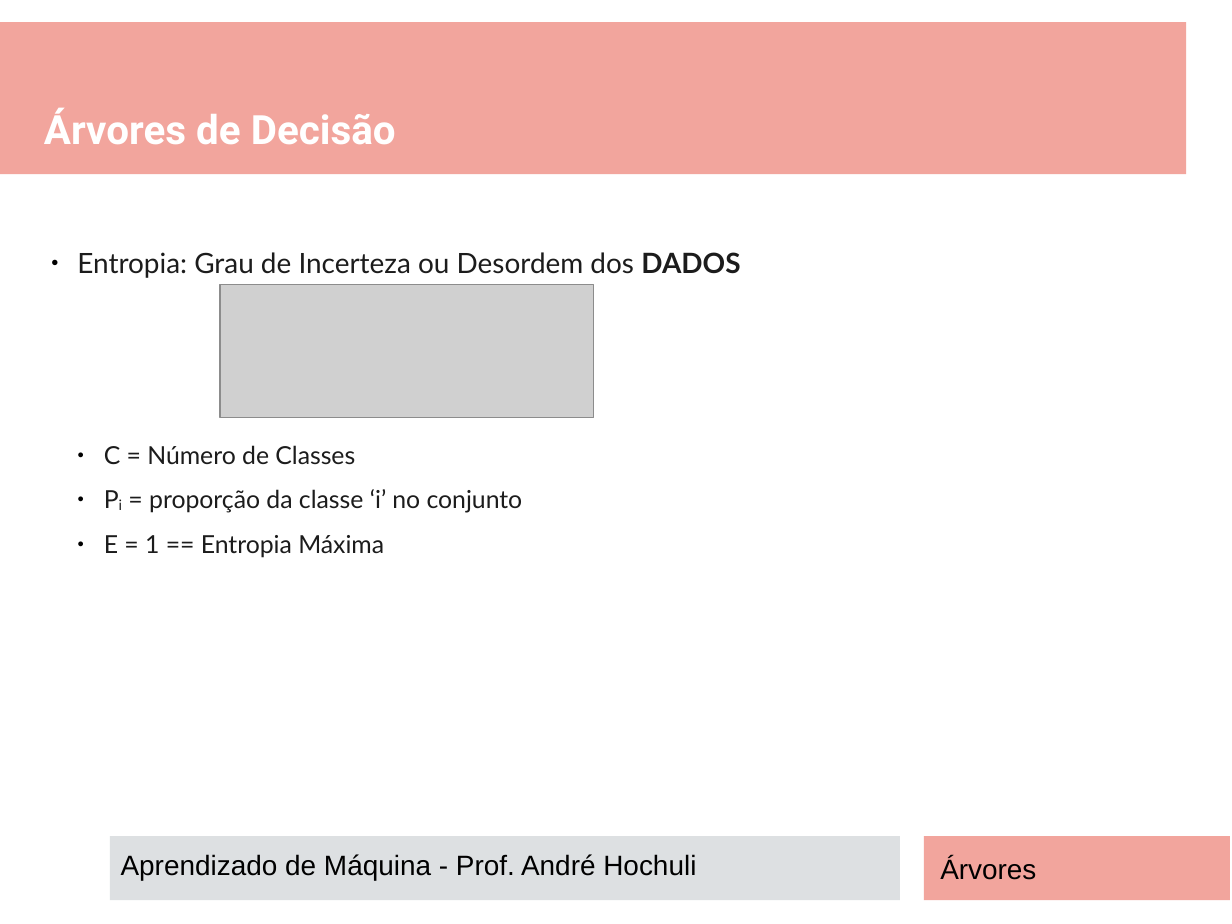
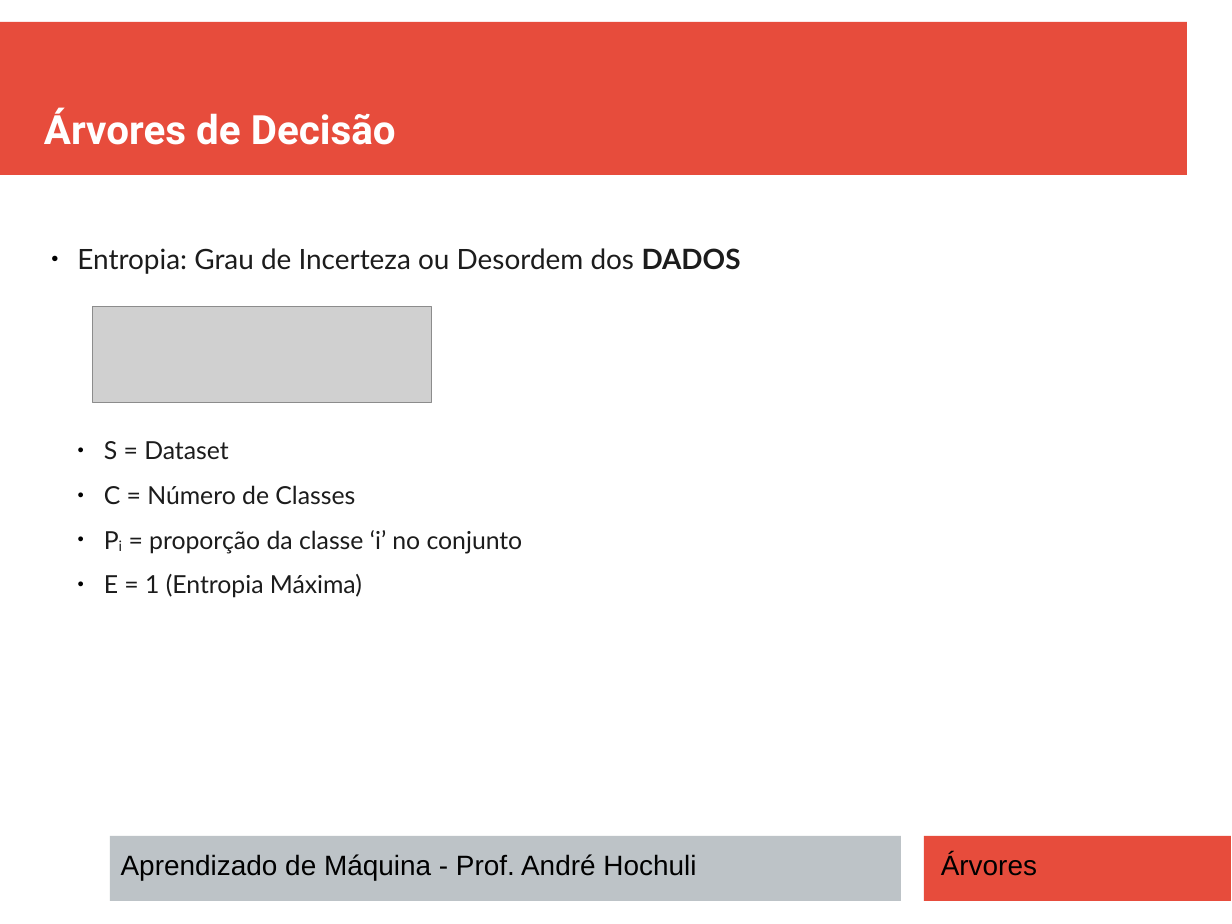
Before and after one commit to andrehochuli/teaching, a slide deck: slide 7 of AprendizadoMaquina/Tópico 02 - Aprendizado Supervisionado/ARVORES DECISÃO/Tópico 02 - Aprendizado-Supervisionado - Arvores.pptx. Drawn at 1232x924 pixels with LibreOffice and Linux fonts; fonts in the diff are those of the drawing; grey boxes stand for pictures. Boxes give left, top, right and bottom in pixels: in the first picture for what was removed or moved away, otherwise in the second. Text is boxed around its words. In the diff, an @@ line names an element or a change of style, - is before the commit and + after.

```diff
--- a/AprendizadoMaquina/Tópico 02 - Aprendizado Supervisionado/ARVORES DECISÃO/Tópico 02 - Aprendizado-Supervisionado - Arvores.pptx
+++ b/AprendizadoMaquina/Tópico 02 - Aprendizado Supervisionado/ARVORES DECISÃO/Tópico 02 - Aprendizado-Supervisionado - Arvores.pptx
@@ rectangle at [0, 22, 1187, 176]: fill #E74C3C at 50% opacity to #E74C3C @@
@@ picture removed at [220, 285, 595, 418] @@
@@ picture added at [93, 307, 433, 402] @@
@@ text at [104, 441, 228, 460]: paragraph added @@
+  ● S = Dataset
@@ text at [104, 574, 362, 598]: text changed @@
-  ● E = 1 == Entropia Máxima
+  ● E = 1 (Entropia Máxima)
@@ rectangle at [110, 836, 901, 901]: fill #BDC3C7 at 50% opacity to #BDC3C7 @@
@@ rectangle at [925, 836, 1232, 901]: fill #E74C3C at 50% opacity to #E74C3C @@
@@ text "Árvores": place and size @@
-text "Árvores" at [940, 857, 1036, 880]
+text "Árvores" at [941, 853, 1037, 876]
```
Also in this commit, not shown: 15 other slides changed, 1 slide added, 1 other file.
